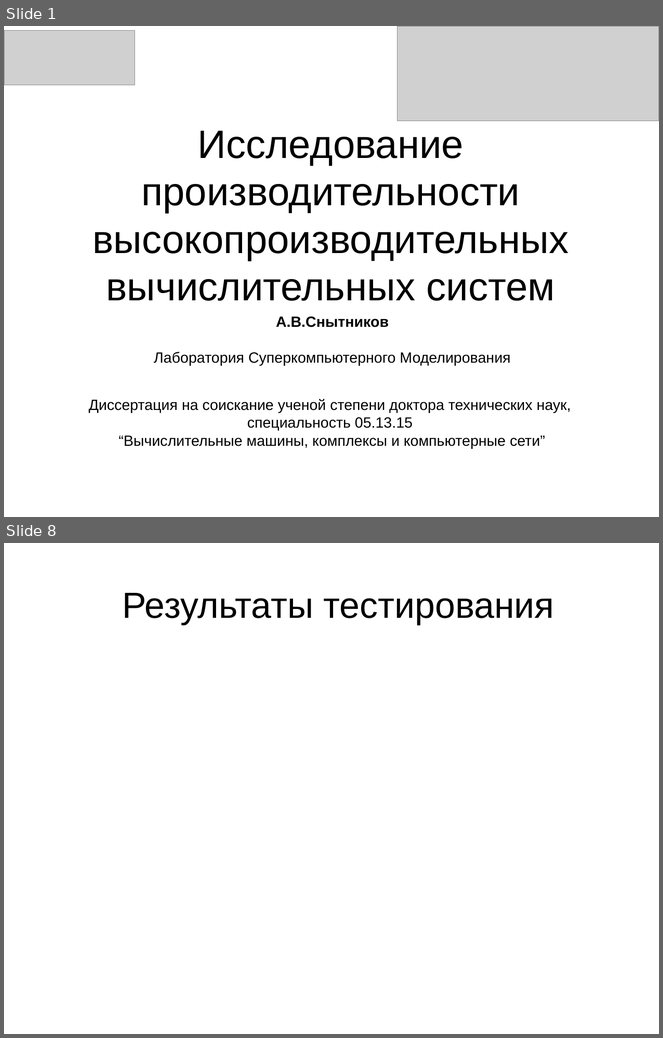
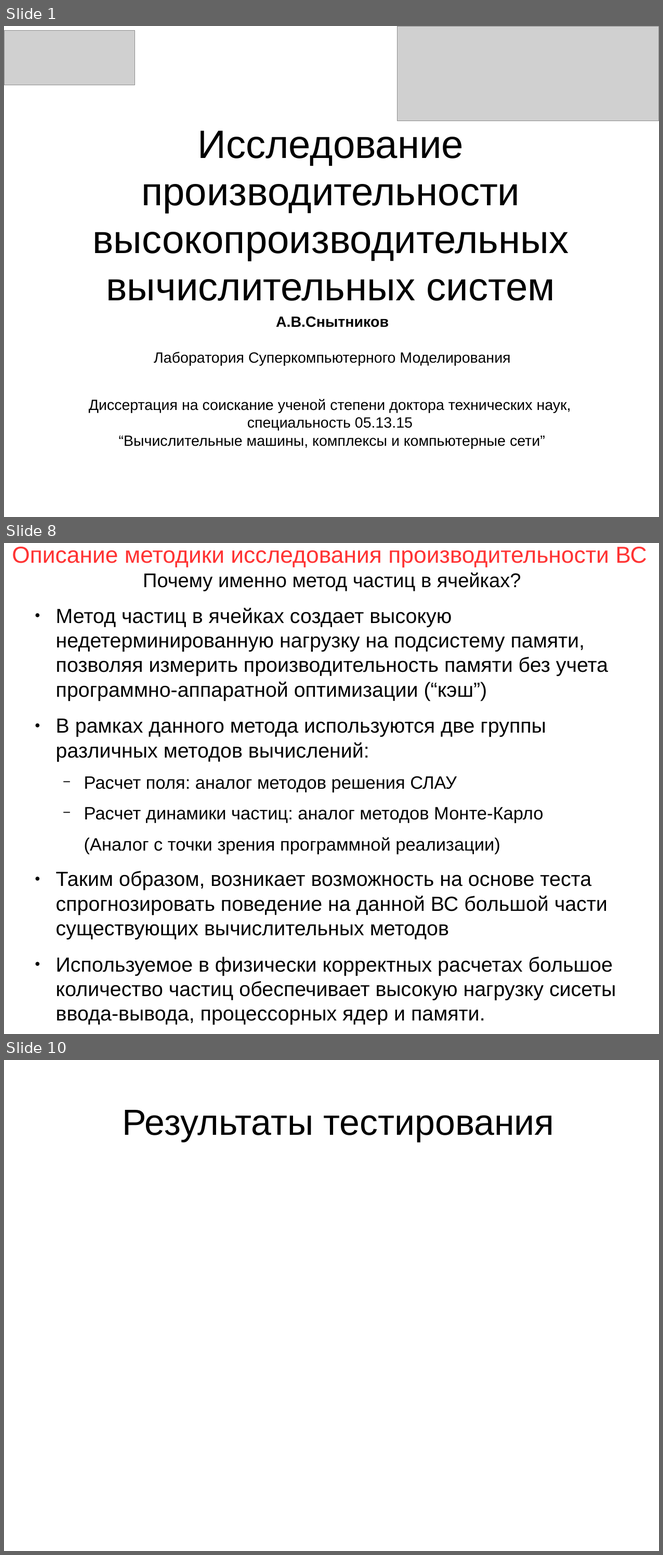
Before and after one commit to snytav/Russian-Phd-LaTeX-Dissertation-Template, a slide deck: Presentation/seminar_hydro_21_SnytnikovAV.odp. Shown one above the other, each under a label of ours: slides 1 and 8 before the commit, slides 1, 8 and 10 after it; the slides between them are not shown. The pictures are 663x1038 and 663x1555 pixels, drawn with LibreOffice and Linux fonts; fonts in the diff are those of the drawing; grey boxes stand for pictures. Boxes give left, top, right and bottom in pixels: in the first picture for what was removed or moved away, otherwise in the second. Text is boxed around its words. In the diff, an @@ line names an element or a change of style, - is before the commit and + after.

```diff
--- a/Presentation/seminar_hydro_21_SnytnikovAV.odp
+++ b/Presentation/seminar_hydro_21_SnytnikovAV.odp
@@ slide 8 added at bbox=[4, 543, 659, 1034], background #FFFFFF @@
@@ title added at bbox=[12, 547, 647, 591], 28 pt, text #FF3333 @@
+Описание методики исследования производительности ВС
+Почему именно метод частиц в ячейках?
@@ text added at bbox=[56, 607, 616, 1025], 24.8 pt, text #000000 @@
+● Метод частиц в ячейках создает высокую недетерминированную нагрузку на подсистему памяти, позволяя измерить производительность памяти без учета программно-аппаратной оптимизации (“кэш”)
+● В рамках данного метода используются две группы различных методов вычислений:
+  − Расчет поля: аналог методов решения СЛАУ
+  − Расчет динамики частиц: аналог методов Монте-Карло
+  (Аналог с точки зрения программной реализации)
+● Таким образом, возникает возможность на основе теста спрогнозировать поведение на данной ВС большой части существующих вычислительных методов
+● Используемое в физически корректных расчетах большое количество частиц обеспечивает высокую нагрузку сисеты ввода-вывода, процессорных ядер и памяти.
@@ what was slide 8 is now slide 10 @@
```
Also in this commit, not shown: 7 other slides added, 6 slides removed, 4 other files.
